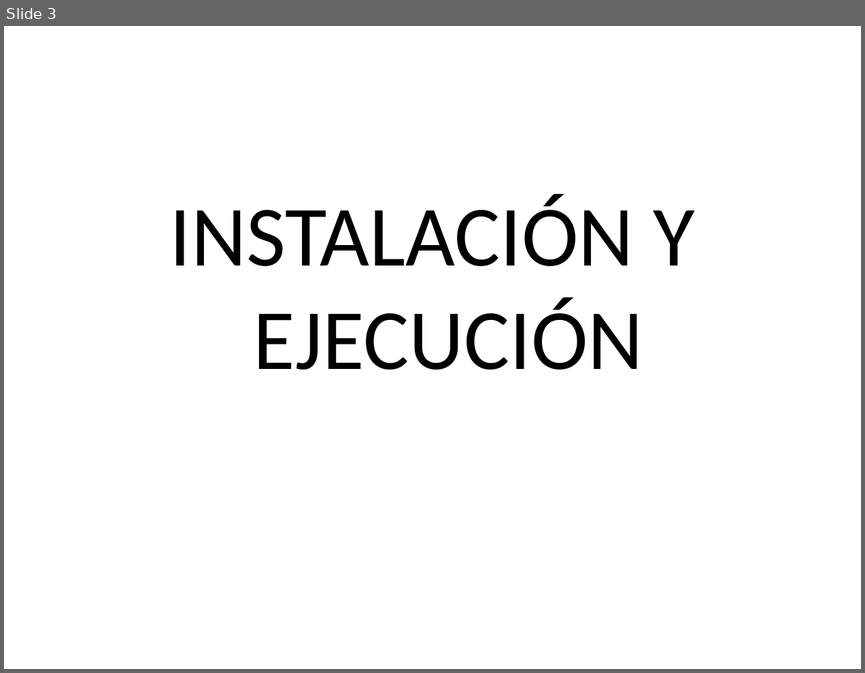
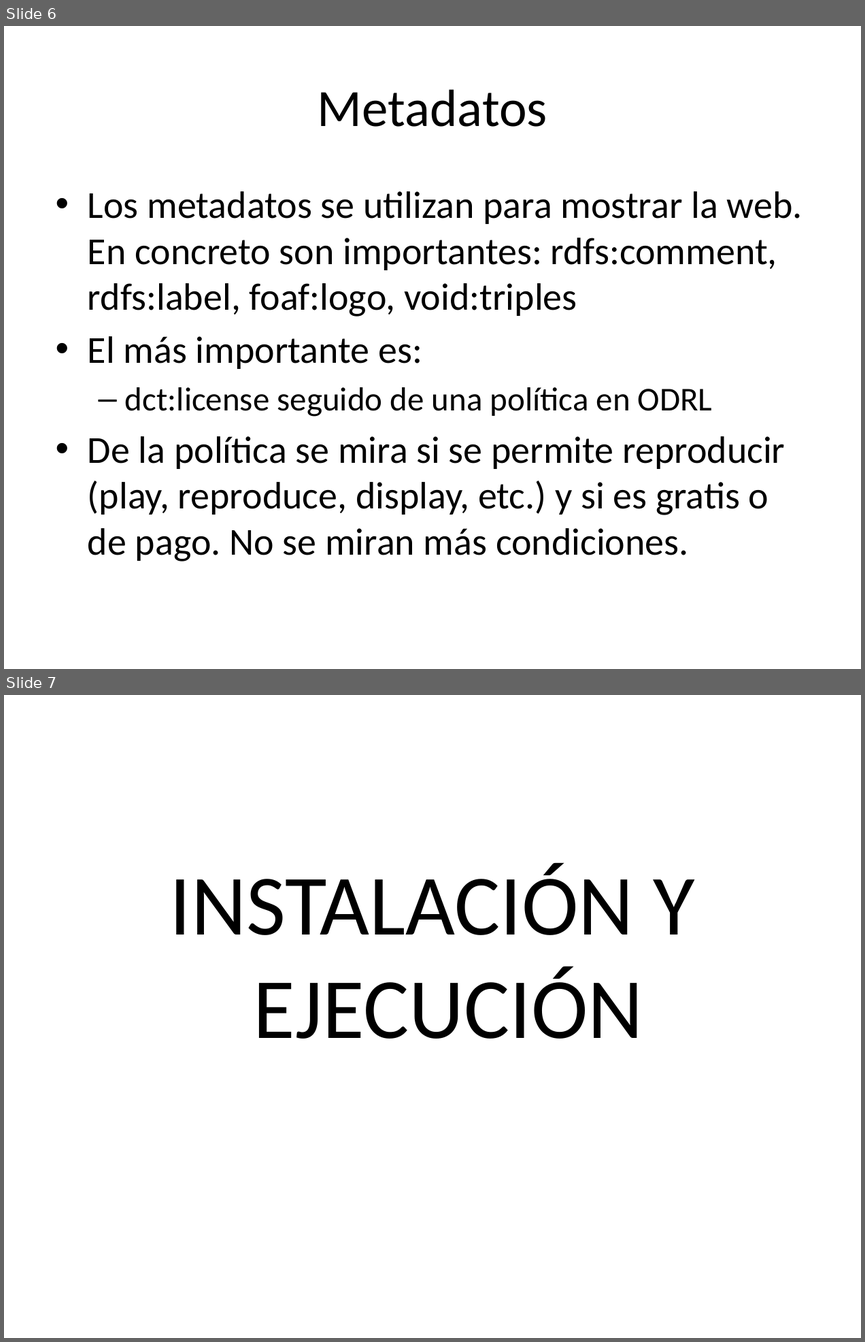
Before and after one commit to oeg-upm/licensius, a slide deck: doc/conditional.pptx. Shown one above the other, each under a label of ours: slide 3 before the commit, slides 6 and 7 after it. The pictures are 865x673 and 865x1342 pixels, drawn with LibreOffice and Linux fonts; fonts in the diff are those of the drawing. Boxes give left, top, right and bottom in pixels: in the first picture for what was removed or moved away, otherwise in the second. Text is boxed around its words. In the diff, an @@ line names an element or a change of style, - is before the commit and + after.

```diff
--- a/doc/conditional.pptx
+++ b/doc/conditional.pptx
@@ slide 6 added at [4, 26, 861, 669], background #FFFFFF @@
@@ title added at [317, 89, 547, 127], 44 pt, text #000000 @@
+Metadatos
@@ text added at [88, 191, 802, 561], 32 pt, text #000000 @@
+• Los metadatos se utilizan para mostrar la web. En concreto son importantes: rdfs:comment, rdfs:label, foaf:logo, void:triples
+• El más importante es:
+  – dct:license seguido de una política en ODRL
+• De la política se mira si se permite reproducir (play, reproduce, display, etc.) y si es gratis o de pago. No se miran más condiciones.
@@ what was slide 3 is now slide 7 @@
```
Also in this commit, not shown: 4 slides changed, 16 other slides added, 1 slide removed, 4 other files.
